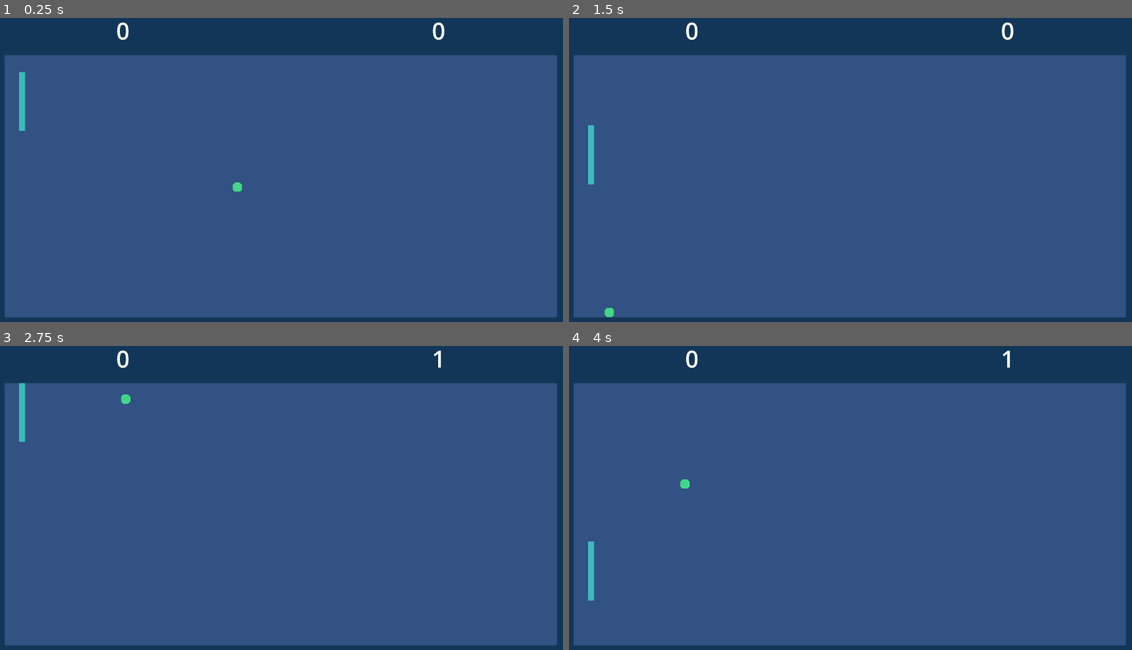
Above: before the commit, frames 1-4 (two rows, left to right).
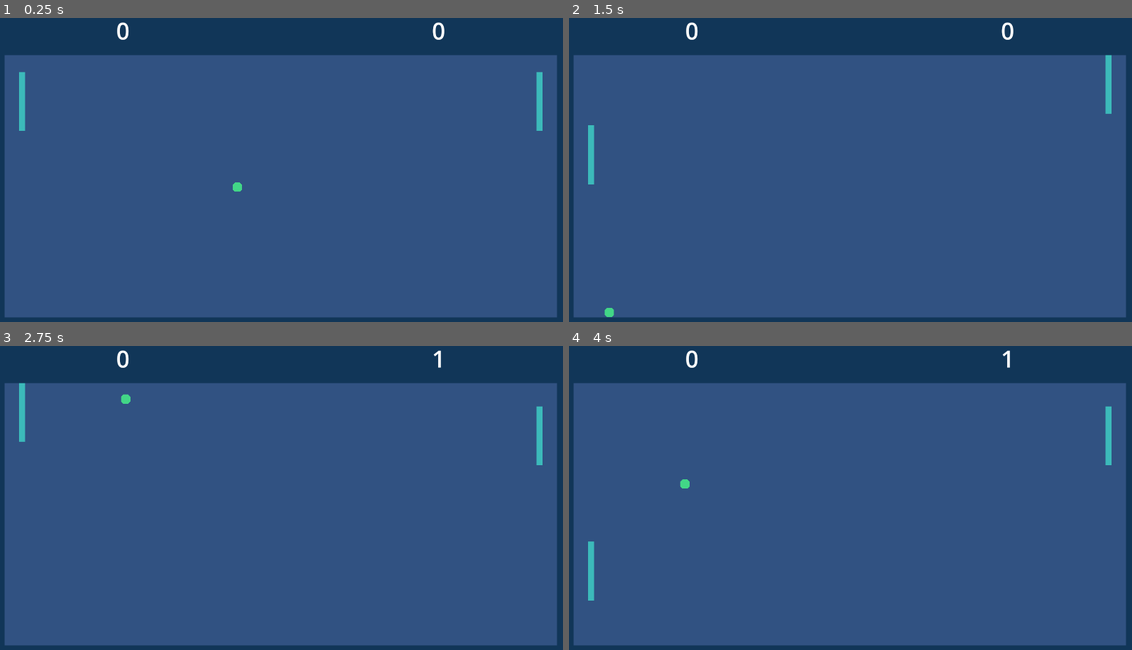
Above: after the commit, the same moments.

Repository: bokubeam/godot-pong
Game: Godot game, scene res://level.tscn
Two runs of this game, one before a commit and one after it. Both use one fixed random seed, a clock stepped at 60 frames per second and the inputs below.
Inputs:
- Up to frame 1 (0.25 s): no input
- Up to frame 2 (1.5 s): hold W (player_1_move_up) 0.53-1.28 s; tap Down (player_2_move_down, bound only after the commit) at 0.6 s; tap Up (player_2_move_up, bound only after the commit) at 0.8, 1.35 s; tap Enter at 1.25 s; hold R (player_1_move_down) from 1.28 s (still down)
- Up to frame 3 (2.75 s): tap Down (player_2_move_down, bound only after the commit) at 1.55, 2.1 s; release R (player_1_move_down) at 2.03 s; hold W (player_1_move_up) from 2.03 s (still down); tap Up (player_2_move_up, bound only after the commit) at 2.3 s
- Up to frame 4 (4 s): tap Space at 2.75 s; tap Up (player_2_move_up, bound only after the commit) at 2.85, 3.8 s; tap Down (player_2_move_down, bound only after the commit) at 3.05, 3.6 s; tap Enter at 3.5 s; release W (player_1_move_up) at 3.53 s; hold R (player_1_move_down) from 3.53 s (still down)

The runs differ from the first frame. In frame 1, 0.2% of the frame differs, in the area x 95-97%, y 17-38%; in frame 2, 0.2%; in frame 3, 0.2%; in frame 4, 0.2%.

Commit message:
Make paddle generic, able to choose the player for inputs

Diff:
--- a/ball.gd
+++ b/ball.gd
@@ -25,11 +25,9 @@
 # defined on. Collision masks define what the object can
 # collide with.
 func _on_left_wall_body_entered(body: Node2D) -> void:
-	print(body)
 	player_2_scored.emit()
 	ready_ball()
 
 func _on_right_wall_body_entered(body: Node2D) -> void:
-	print(body)
 	player_1_scored.emit()
 	ready_ball()
--- a/level.tscn
+++ b/level.tscn
@@ -1,12 +1,9 @@
-[gd_scene load_steps=11 format=3 uid="uid://bwv17nowcoayb"]
+[gd_scene load_steps=10 format=3 uid="uid://bwv17nowcoayb"]
 
 [ext_resource type="Script" path="res://player_2_score.gd" id="1_5nsb5"]
-[ext_resource type="Script" path="res://paddle.gd" id="1_tptul"]
 [ext_resource type="Script" path="res://ball.gd" id="2_up5ej"]
 [ext_resource type="Script" path="res://player_1_score.gd" id="2_vphdt"]
-
-[sub_resource type="RectangleShape2D" id="RectangleShape2D_ll46o"]
-size = Vector2(20, 200)
+[ext_resource type="PackedScene" uid="uid://cdqkvykyskkv7" path="res://paddle.tscn" id="3_8bj6e"]
 
 [sub_resource type="RectangleShape2D" id="RectangleShape2D_6xbuw"]
 size = Vector2(2482, 223)
@@ -68,29 +65,11 @@
 vertical_alignment = 1
 script = ExtResource("2_vphdt")
 
-[node name="Paddle" type="CharacterBody2D" parent="."]
-position = Vector2(80, 325)
-collision_layer = 4
-collision_mask = 10
-script = ExtResource("1_tptul")
+[node name="Paddle1" parent="." instance=ExtResource("3_8bj6e")]
 
-[node name="PaddleCollision" type="CollisionShape2D" parent="Paddle"]
-shape = SubResource("RectangleShape2D_ll46o")
-
-[node name="PaddleColor" type="ColorRect" parent="Paddle"]
-anchors_preset = 8
-anchor_left = 0.5
-anchor_top = 0.5
-anchor_right = 0.5
-anchor_bottom = 0.5
-offset_left = -10.0
-offset_top = -100.0
-offset_right = 10.0
-offset_bottom = 100.0
-grow_horizontal = 2
-grow_vertical = 2
-color = Color(0.2336, 0.73, 0.73, 1)
-metadata/_edit_use_anchors_ = true
+[node name="Paddle2" parent="." instance=ExtResource("3_8bj6e")]
+position = Vector2(1840, 325)
+player = 1
 
 [node name="Walls" type="Node2D" parent="."]
 
--- a/paddle.gd
+++ b/paddle.gd
@@ -1,13 +1,26 @@
 extends CharacterBody2D
 
+enum Player {ONE, TWO}
+@export var player: Player
+var move_down: String
+var move_up: String
 
 const MOVE_SPEED = 20.0
 var move: Vector2 = Vector2.ZERO
 
+func _ready() -> void:
+	match player:
+		Player.ONE:
+			move_down = "player_1_move_down"
+			move_up = "player_1_move_up"
+		Player.TWO:
+			move_down = "player_2_move_down"
+			move_up = "player_2_move_up"
+
 func _physics_process(delta: float) -> void:
-	if Input.is_action_pressed("player_1_move_down"):
+	if Input.is_action_pressed(move_down):
 		move = Vector2(0.0, MOVE_SPEED)
-	elif Input.is_action_pressed("player_1_move_up"):
+	elif Input.is_action_pressed(move_up):
 		move = Vector2(0.0, -MOVE_SPEED)
 	else:
 		move = Vector2.ZERO
--- /dev/null
+++ b/paddle.tscn
@@ -0,0 +1,30 @@
+[gd_scene load_steps=3 format=3 uid="uid://cdqkvykyskkv7"]
+
+[ext_resource type="Script" path="res://paddle.gd" id="1_mswhf"]
+
+[sub_resource type="RectangleShape2D" id="RectangleShape2D_ll46o"]
+size = Vector2(20, 200)
+
+[node name="Paddle" type="CharacterBody2D"]
+position = Vector2(80, 325)
+collision_layer = 4
+collision_mask = 10
+script = ExtResource("1_mswhf")
+
+[node name="PaddleCollision" type="CollisionShape2D" parent="."]
+shape = SubResource("RectangleShape2D_ll46o")
+
+[node name="PaddleColor" type="ColorRect" parent="."]
+anchors_preset = 8
+anchor_left = 0.5
+anchor_top = 0.5
+anchor_right = 0.5
+anchor_bottom = 0.5
+offset_left = -10.0
+offset_top = -100.0
+offset_right = 10.0
+offset_bottom = 100.0
+grow_horizontal = 2
+grow_vertical = 2
+color = Color(0.2336, 0.73, 0.73, 1)
+metadata/_edit_use_anchors_ = true
--- a/project.godot
+++ b/project.godot
@@ -33,6 +33,16 @@
 "events": [Object(InputEventKey,"resource_local_to_scene":false,"resource_name":"","device":-1,"window_id":0,"alt_press …(192 unchanged characters)…
 ]
 }
+player_2_move_up={
+"deadzone": 0.5,
+"events": [Object(InputEventKey,"resource_local_to_scene":false,"resource_name":"","device":-1,"window_id":0,"alt_pressed":false,"shift_pressed":false,"ctrl_pressed":false,"meta_pressed":false,"pressed":false,"keycode":0,"physical_keycode":4194320,"key_label":0,"unicode":0,"location":0,"echo":false,"script":null)
+]
+}
+player_2_move_down={
+"deadzone": 0.5,
+"events": [Object(InputEventKey,"resource_local_to_scene":false,"resource_name":"","device":-1,"window_id":0,"alt_pressed":false,"shift_pressed":false,"ctrl_pressed":false,"meta_pressed":false,"pressed":false,"keycode":0,"physical_keycode":4194322,"key_label":0,"unicode":0,"location":0,"echo":false,"script":null)
+]
+}
 
 [layer_names]
 
